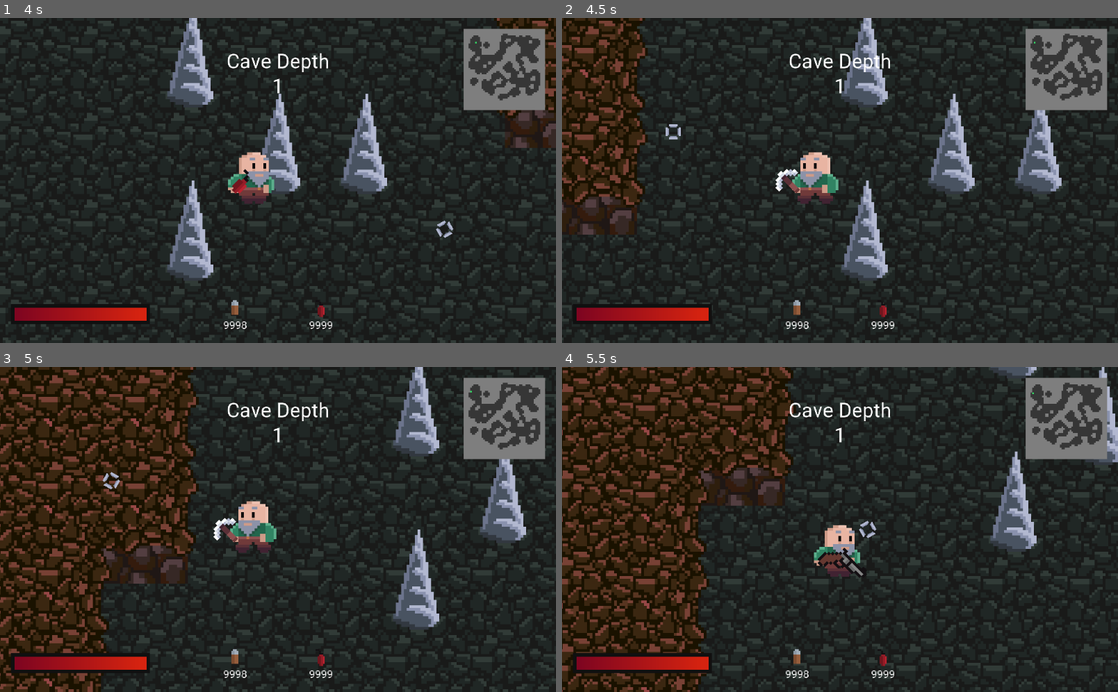
Above: before the commit, frames 1-4 (two rows, left to right).
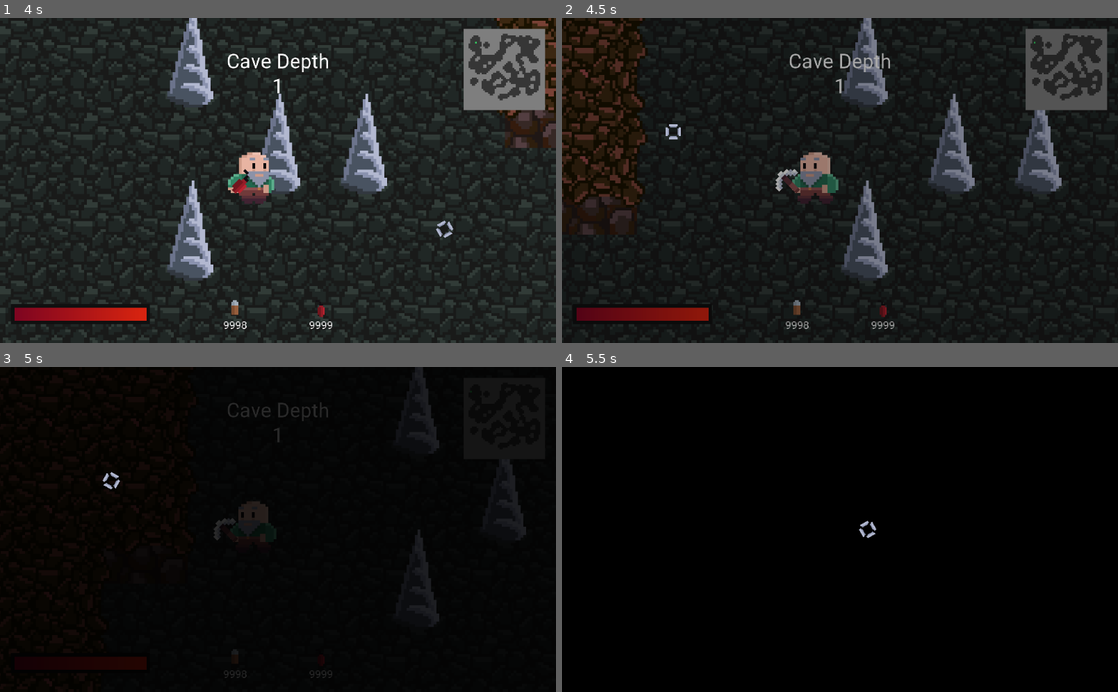
Above: after the commit, the same moments.

Repository: AyUpItsAli/Gunthers-Grotto-Coursework
Game: Godot game, scene res://World/Level/Level.tscn
Two runs of this game, one before a commit and one after it. Both use one fixed random seed, a clock stepped at 60 frames per second and the inputs below.
Inputs (mouse positions are in pixels of both pictures, inside the frame that each line leads up to):
- Up to frame 1 (4 s): tap Enter (force_exit_cave) at 0.5 s; move the mouse to (400, 164) at 0.52 s; hold D (move_right) 0.53-1.28 s; hold 3 (equip_dynamite) 0.53-1.28 s; move the mouse to (166, 196) at 1.27 s; hold S (move_down) 1.28-2.03 s; tap 1 (equip_pickaxe) at 1.35 s; move the mouse to (333, 109) at 2.02 s; hold D (move_right) 2.03-2.78 s; hold 2 (equip_revolver) 2.03-2.78 s; move the mouse to (250, 245) at 2.77 s; hold W (move_up) 2.78-3.53 s; click (250, 245) at 2.85 s; move the mouse to (444, 229) at 3.52 s; hold A (move_left) from 3.53 s (still down); hold 3 (equip_dynamite) from 3.53 s (still down)
- Up to frame 2 (4.5 s): keep holding A (move_left); tap M (load_magpie_level, bound only after the commit) at 4.15 s; move the mouse to (673, 131) at 4.27 s; release 3 (equip_dynamite) at 4.28 s; tap 1 (equip_pickaxe) at 4.35 s
- Up to frame 3 (5 s): keep holding A (move_left)
- Up to frame 4 (5.5 s): move the mouse to (867, 529) at 5.02 s; release A (move_left) at 5.03 s; hold S (move_down) from 5.03 s (still down); hold 2 (equip_revolver) from 5.03 s (still down)

Frame 1 is identical in both runs. In frame 2, 12% of the frame differs, in the area x 0-99%, y 0-96%; in frame 3, 65%; in frame 4, 99%, in the area x 0-100%, y 0-100%.

Commit message:
Debug M key

Diff:
--- a/project.godot
+++ b/project.godot
@@ -98,6 +98,11 @@
 "events": [ Object(InputEventKey,"resource_local_to_scene":false,"resource_name":"","device":0,"alt":false,"shift":false,"control":false,"meta":false,"command":false,"pressed":false,"scancode":16777221,"unicode":0,"echo":false,"script":null)
  ]
 }
+load_magpie_level={
+"deadzone": 0.5,
+"events": [ Object(InputEventKey,"resource_local_to_scene":false,"resource_name":"","device":0,"alt":false,"shift":false,"control":false,"meta":false,"command":false,"pressed":false,"scancode":77,"unicode":0,"echo":false,"script":null)
+ ]
+}
 
 [layer_names]
 
